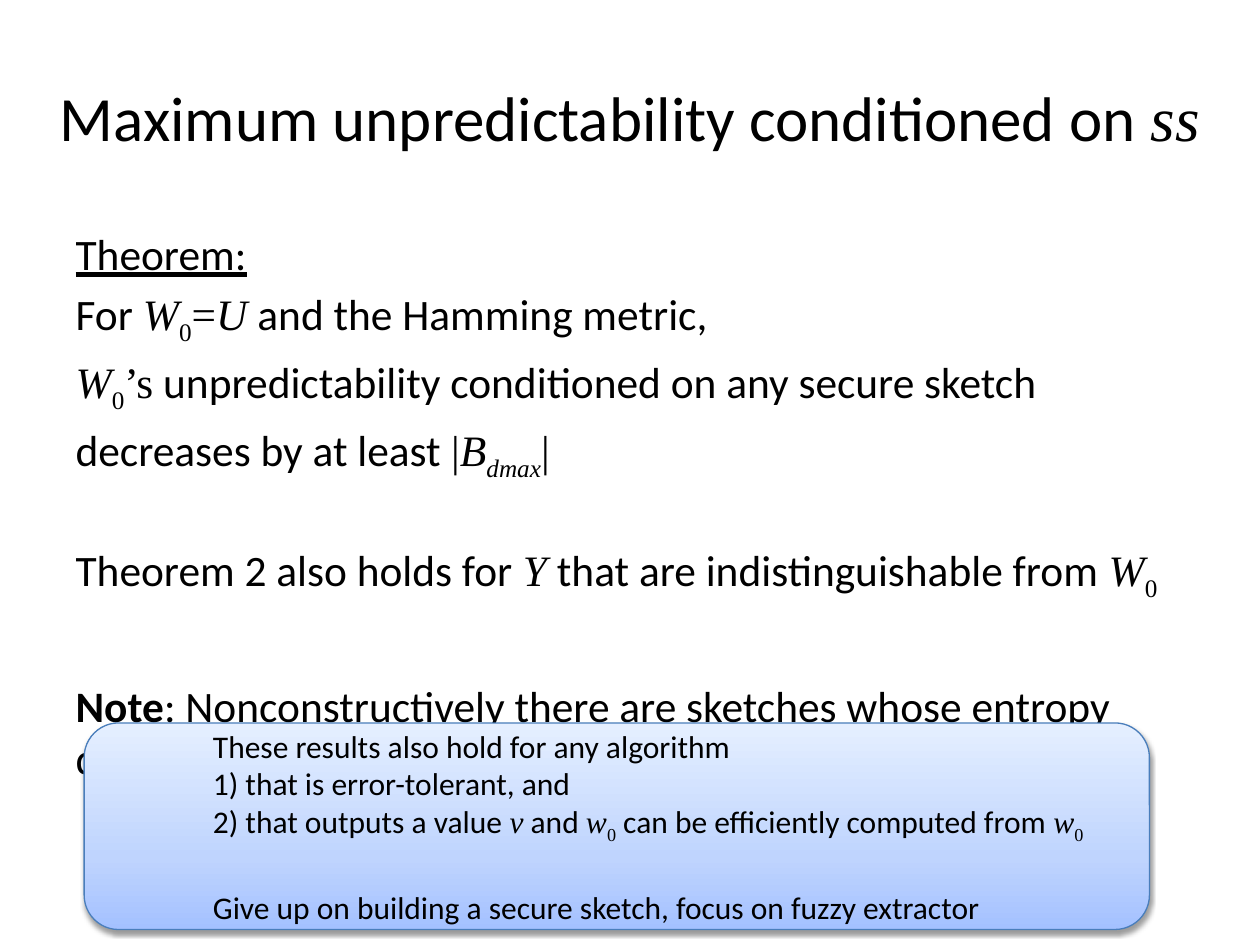
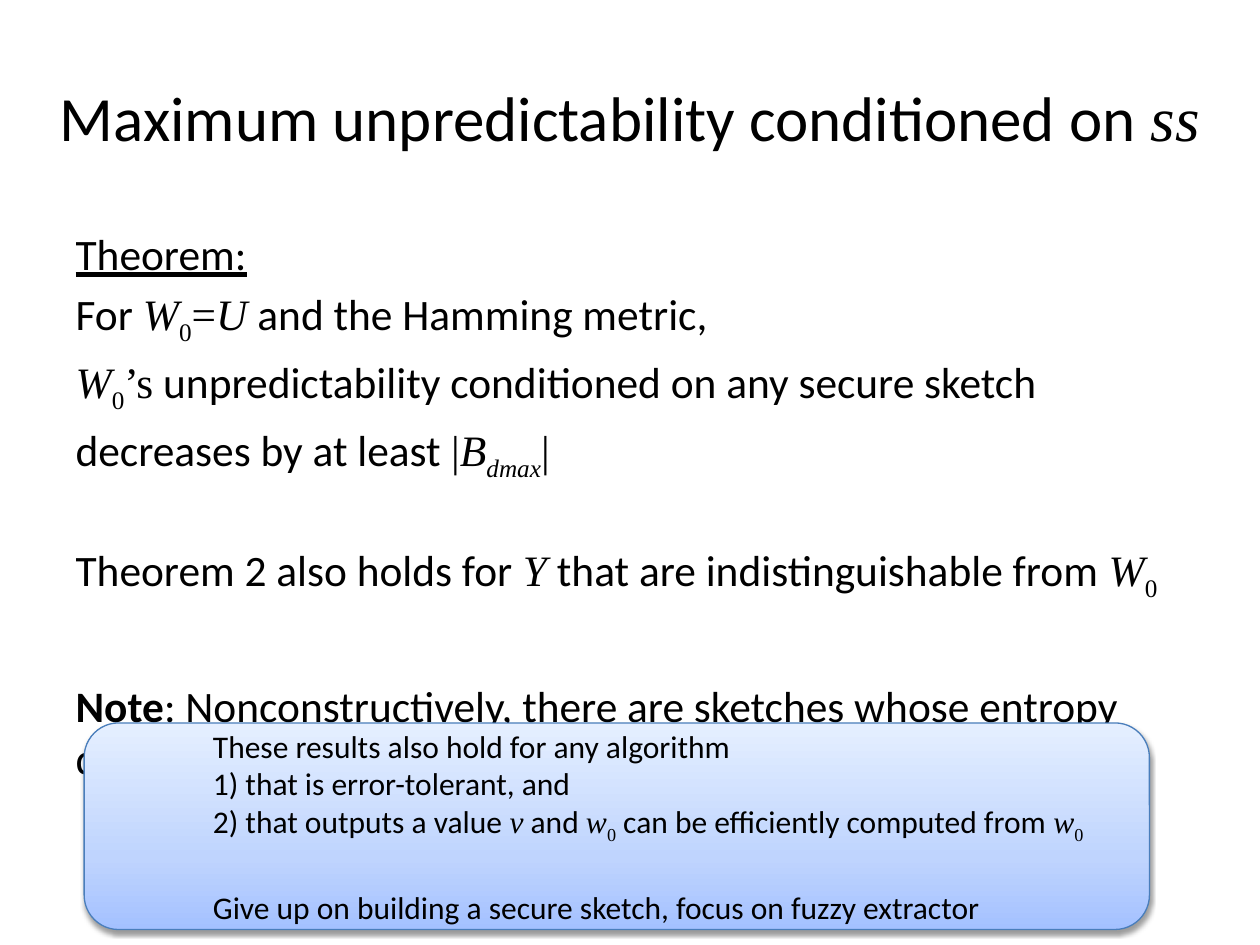
Before and after one commit to xianruimeng/comp-fuzzy-ext, a slide deck: slide 16 of ComputationalFuzzyExtractors.pptx. Drawn at 1260x945 pixels with LibreOffice and Linux fonts; fonts in the diff are those of the drawing. Boxes give left, top, right and bottom in pixels: in the first picture for what was removed or moved away, otherwise in the second. Text is boxed around its words. In the diff, an @@ line names an element or a change of style, - is before the commit and + after.

```diff
--- a/ComputationalFuzzyExtractors.pptx
+++ b/ComputationalFuzzyExtractors.pptx
@@ text at (76,692,1117,785): text changed @@
-Note: Nonconstructively there are sketches whose entropy decreases by |Bdmax| [Varshamov1957]
+Note: Nonconstructively, there are sketches whose entropy decreases by |Bdmax| [Varshamov1957]
```
Also in this commit, not shown: 11 other slides changed, 2 slides added.
